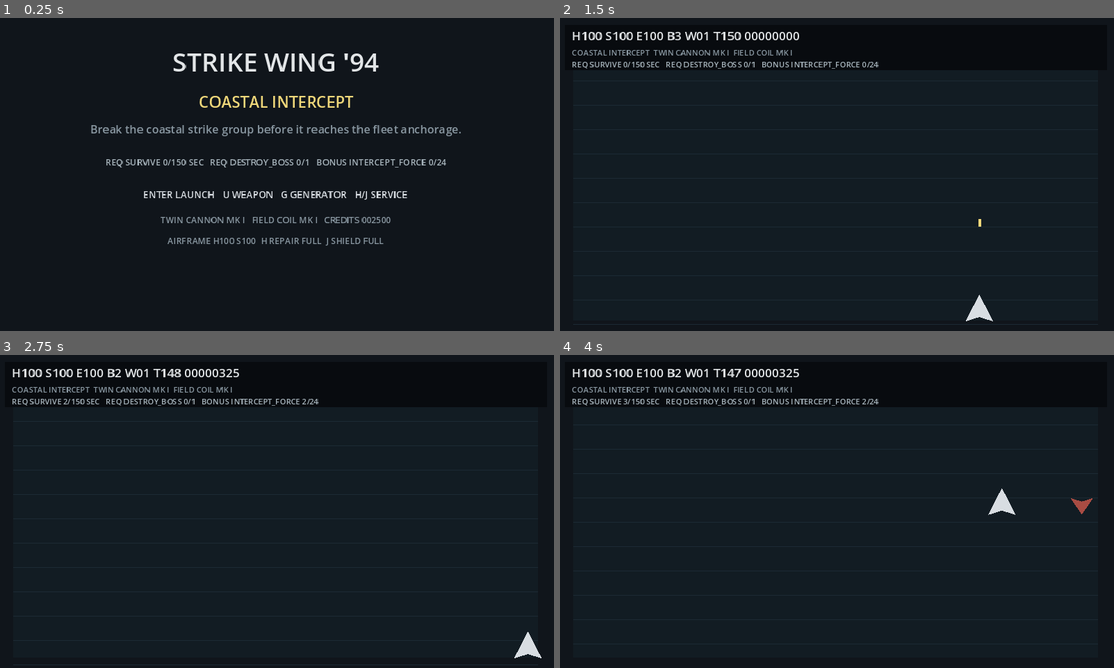
Above: before the commit, frames 1-4 (two rows, left to right).
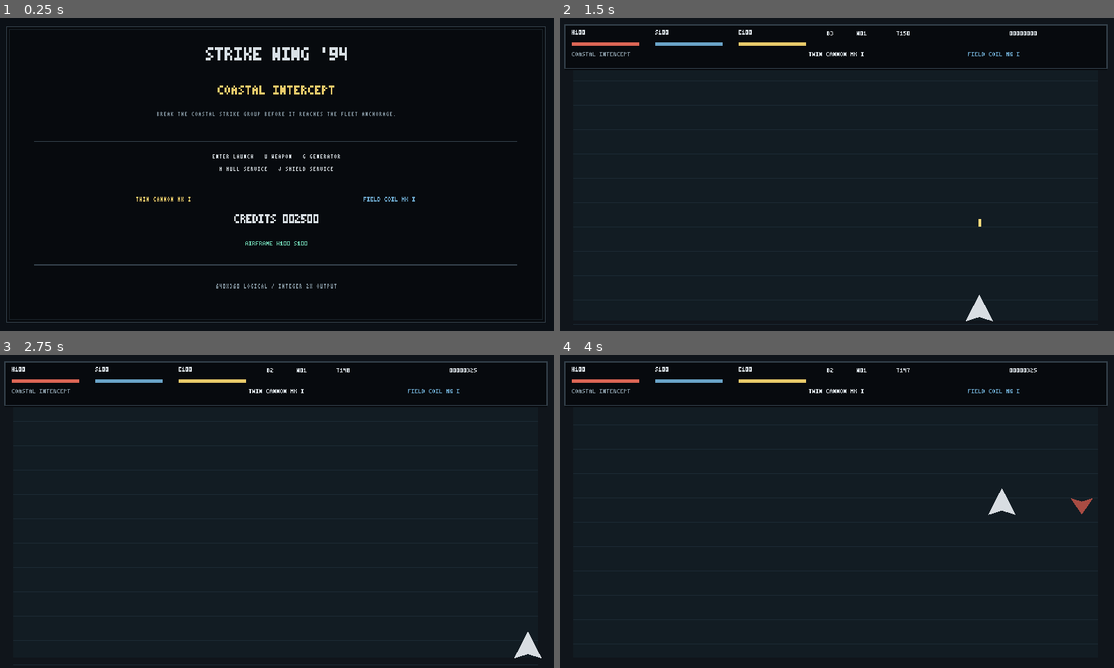
Above: after the commit, the same moments.

Repository: EVAVO-STUDIO/godot-462-strike-wing-94
Game: Godot game, scene res://scenes/main.tscn
The game is run twice, just before and just after one commit, with the same random seed, the same clock (stepped at 60 frames per second) and the same inputs.
Inputs:
- Up to frame 1 (0.25 s): no input
- Up to frame 2 (1.5 s): tap Enter (confirm) at 0.5, 0.6 s; hold D (move_right) 0.53-1.28 s; hold S (move_down) from 1.28 s (still down); tap Space (fire_primary) at 1.35 s
- Up to frame 3 (2.75 s): release S (move_down) at 2.03 s; hold D (move_right) from 2.03 s (still down); tap X (fire_secondary) at 2.1 s
- Up to frame 4 (4 s): release D (move_right) at 2.78 s; hold W (move_up) 2.78-3.53 s; tap H (service_hull) at 2.85 s; hold A (move_left) from 3.53 s (still down); tap J (service_shield) at 3.6 s

The runs differ from the first frame. In frame 1, 6.9% of the frame differs, in the area x 1-99%, y 2-98%; in frame 2, 2.8%; in frame 3, 2.8%; in frame 4, 2.8%.

Commit message:
feat: switch HUD to unified pixel UI

Diff:
--- a/project.godot
+++ b/project.godot
@@ -10,8 +10,7 @@
 CampaignSave="*res://scripts/campaign_save.gd"
 EncounterDirector="*res://scripts/encounter_director.gd"
 BossDirector="*res://scripts/boss_director.gd"
-BossHudDirector="*res://scripts/boss_hud_director.gd"
-ThreatWarningDirector="*res://scripts/threat_warning_director.gd"
+PixelUiDirector="*res://scripts/pixel_ui_director.gd"
 ProjectileCueDirector="*res://scripts/projectile_cue_director.gd"
 
 [display]
